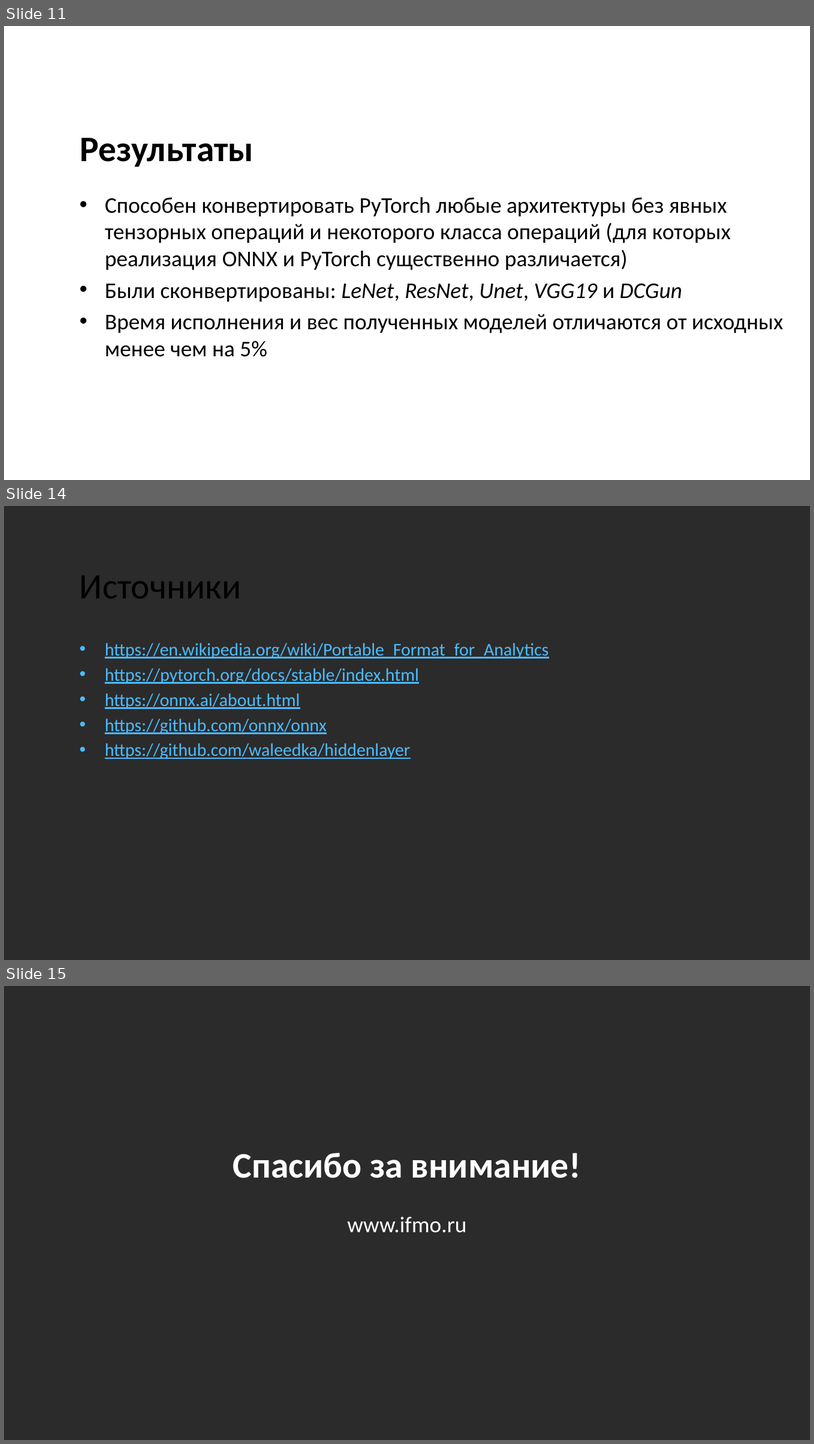
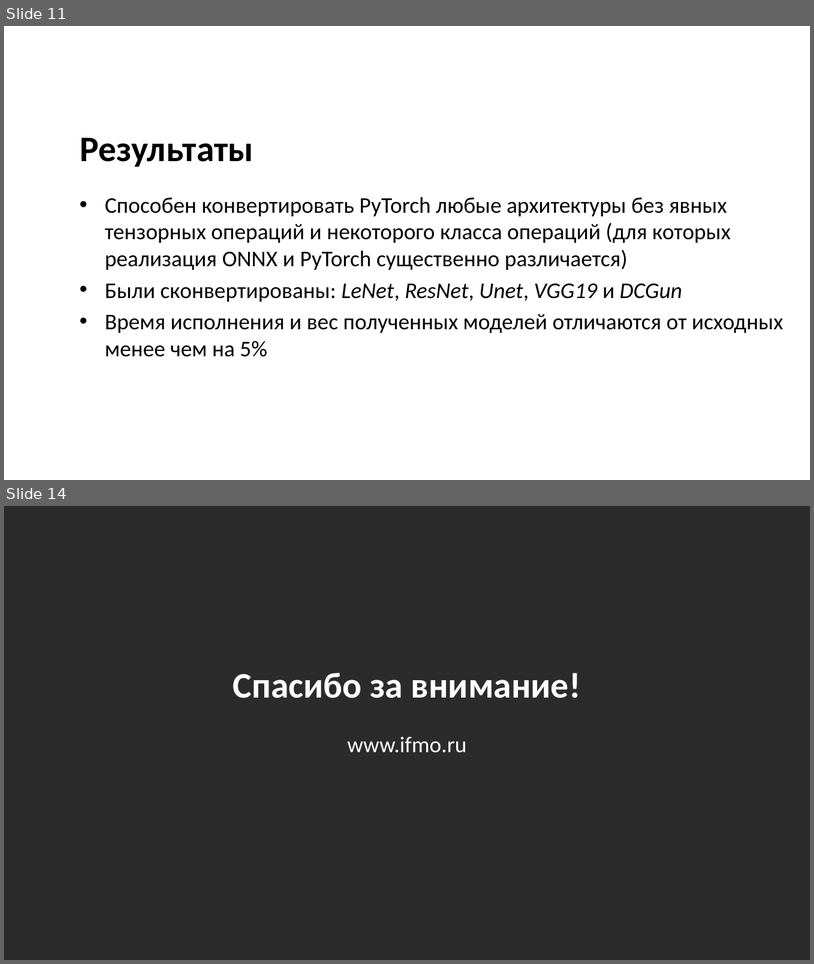
Before and after one commit to IvanMaslov/famlinn, a slide deck: docs/MaslovIvan-first-prethesis.pptx. Shown one above the other, each under a label of ours: slides 11, 14 and 15 before the commit, slides 11 and 14 after it; the slides between them are not shown. The pictures are 814x1444 and 814x964 pixels, drawn with LibreOffice and Linux fonts; fonts in the diff are those of the drawing; background and template pictures are left out; a plain dark background stands for a picture behind light text. Boxes give left, top, right and bottom in pixels: in the first picture for what was removed or moved away, otherwise in the second. Text is boxed around its words. In the diff, an @@ line names an element or a change of style, - is before the commit and + after.

```diff
--- a/docs/MaslovIvan-first-prethesis.pptx
+++ b/docs/MaslovIvan-first-prethesis.pptx
@@ slide 14 removed at box(4, 506, 810, 960), background picture (left out) @@
@@ title removed at box(80, 576, 241, 598) @@
-Источники
@@ text removed at box(105, 643, 549, 759) @@
-• https://en.wikipedia.org/wiki/Portable_Format_for_Analytics
-• https://pytorch.org/docs/stable/index.html
-• https://onnx.ai/about.html
-• https://github.com/onnx/onnx
-• https://github.com/waleedka/hiddenlayer
@@ what was slide 15 is now slide 14 @@
```
Also in this commit, not shown: 1 slide changed, 3 slides added, 3 other slides removed, 3 other files.
